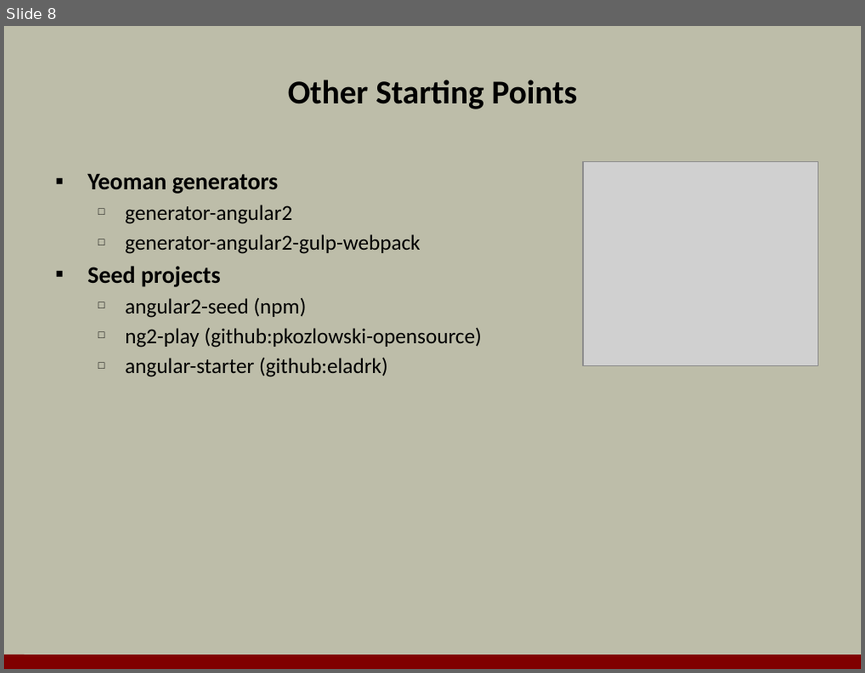
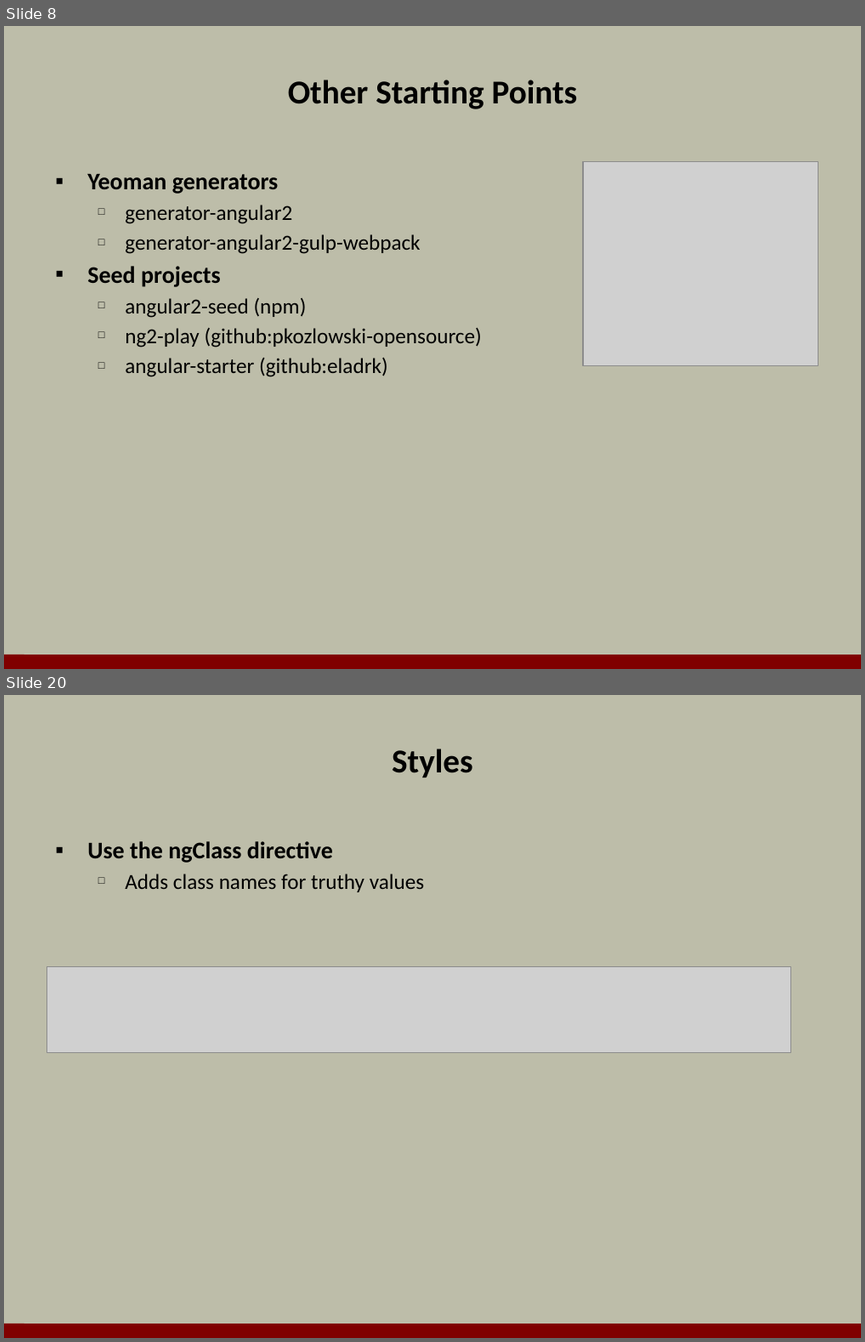
Before and after one commit to OdeToCode/classes, a slide deck: angular2/slides/01_Introduction.pptx. Shown one above the other, each under a label of ours: slide 8 before the commit, slides 8 and 20 after it; the slides between them are not shown. The pictures are 865x673 and 865x1342 pixels, drawn with LibreOffice and Linux fonts; fonts in the diff are those of the drawing; grey boxes stand for pictures; background and template pictures are left out. Boxes give left, top, right and bottom in pixels: in the first picture for what was removed or moved away, otherwise in the second. Text is boxed around its words. In the diff, an @@ line names an element or a change of style, - is before the commit and + after.

```diff
--- a/angular2/slides/01_Introduction.pptx
+++ b/angular2/slides/01_Introduction.pptx
@@ slide 20 added at (x1=4, y1=695, x2=861, y2=1338), background #BDBDA9; not listed: 1 template element that a slide beside it also shows @@
@@ title added at (x1=392, y1=749, x2=473, y2=777), 28 pt, text #000000, bold @@
+Styles
@@ text added at (x1=87, y1=841, x2=424, y2=892), 18 pt, text #000000 @@
+▪ Use the ngClass directive
+  □ Adds class names for truthy values
@@ picture added at (x1=46, y1=967, x2=790, y2=1053) @@
```
Also in this commit, not shown: 3 slides changed, 13 other slides added, 1 slide removed, 1 other file.
